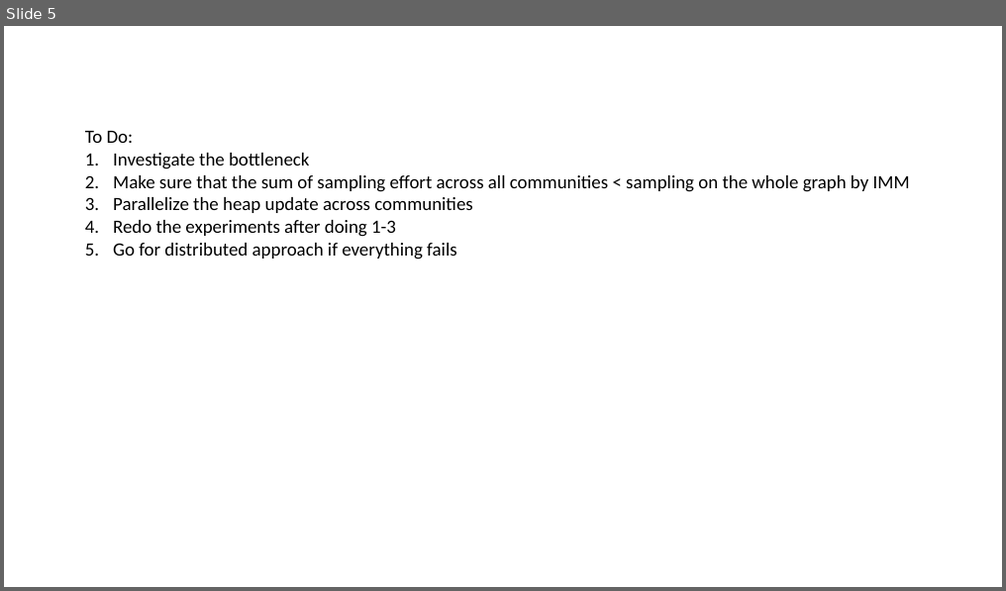
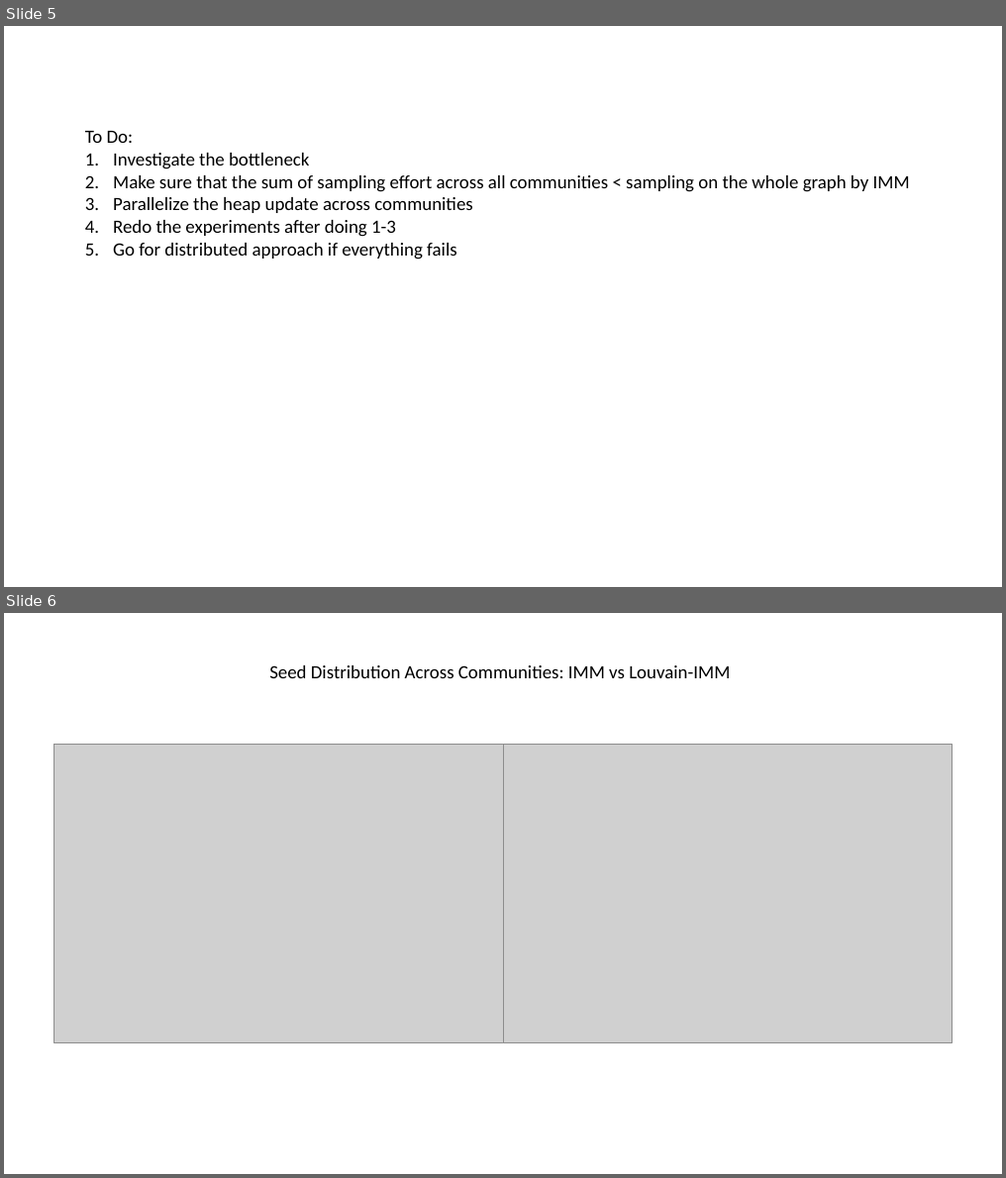
Before and after one commit to ReetBarik/Louvain-InfMax, a slide deck: Results.pptx. Shown one above the other, each under a label of ours: slide 5 before the commit, slides 5 and 6 after it. The pictures are 1006x591 and 1006x1178 pixels, drawn with LibreOffice and Linux fonts; fonts in the diff are those of the drawing; grey boxes stand for pictures. Boxes give left, top, right and bottom in pixels: in the first picture for what was removed or moved away, otherwise in the second. Text is boxed around its words. In the diff, an @@ line names an element or a change of style, - is before the commit and + after.

Commit message:
Seed vs Comm size (sorted comm size): BerkStan. Updated ppt

```diff
--- a/Results.pptx
+++ b/Results.pptx
@@ slide 6 added at bbox=[4, 613, 1002, 1174], background #FFFFFF @@
@@ text added at bbox=[269, 665, 730, 678], 18 pt, text #000000 @@
+Seed Distribution Across Communities: IMM vs Louvain-IMM
@@ picture added at bbox=[54, 744, 503, 1044] @@
@@ picture added at bbox=[503, 744, 952, 1044] @@
```
Also in this commit, not shown: 1 other slide added, 7 other files.
